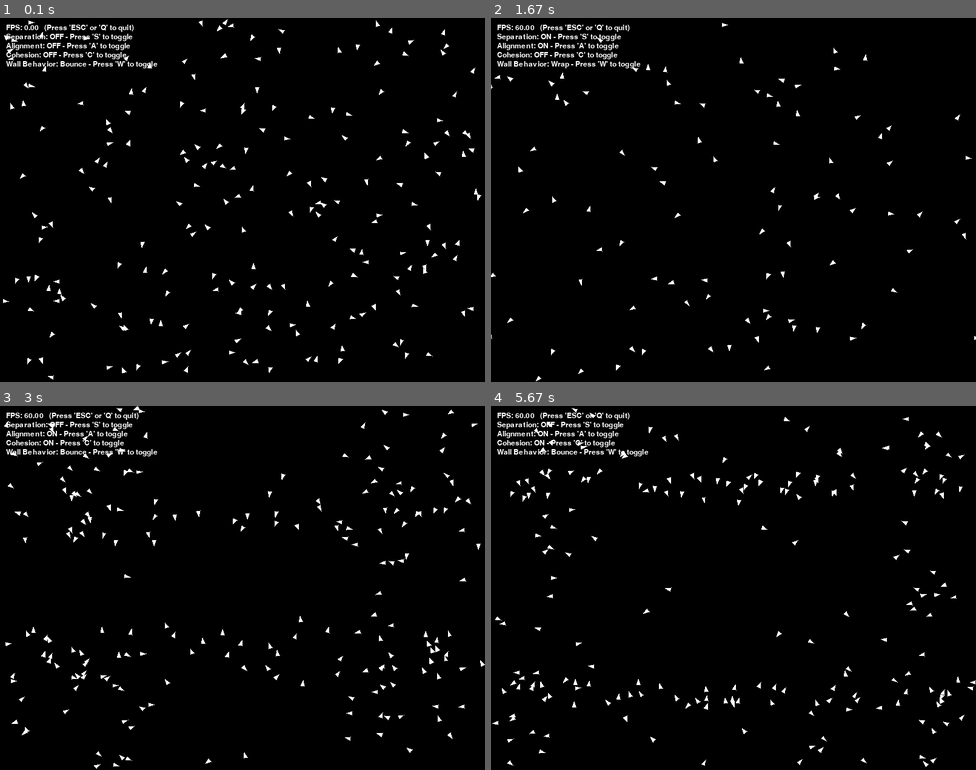
Above: before the commit, frames 1-4 (two rows, left to right).
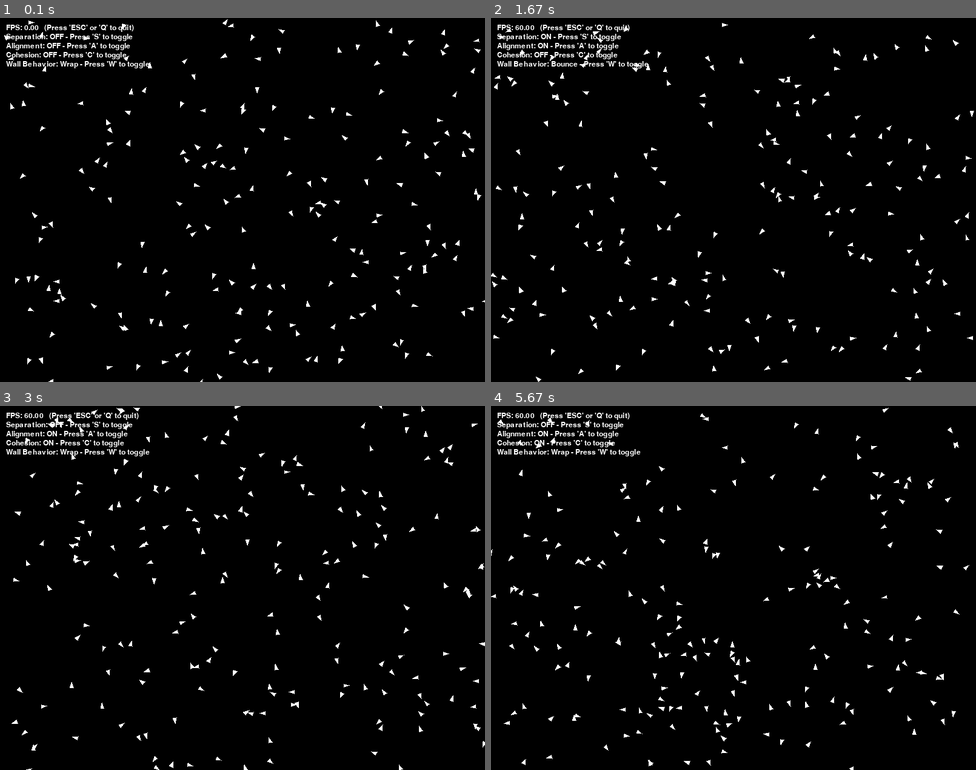
Above: after the commit, the same moments.

Repository: Azoz-eu/lab8-pygame
Game: pygame game, started from boids_exam.py
Same seed, same stepped clock (60 frames per second), same inputs: the game is played once before the commit and once after it.
Inputs:
- Up to frame 1 (0.1 s): no input
- Up to frame 2 (1.67 s): hold W 0.33-0.8 s; hold A 0.83-1.37 s; hold S from 1.4 s (still down)
- Up to frame 3 (3 s): release S at 1.7 s; hold A 1.73-2.13 s; tap C at 1.88 s; hold W 2.17-2.53 s; hold S 2.57-2.93 s; hold A from 2.97 s (still down)
- Up to frame 4 (5.67 s): tap C at 3.12, 4.52 s; release A at 3.43 s; hold W 3.47-3.77 s; hold A 3.8-4.33 s; hold S 4.37-4.67 s; hold A 4.7-5.1 s; hold W 5.13-5.5 s; hold S from 5.53 s (still down)

The runs differ from the first frame. In frame 1, 0.3% of the frame differs, in the area x 0-100%, y 0-100%; in frame 2, 1.3%; in frame 3, 2.9%; in frame 4, 3.1%.

Commit message:
Update boids_exam.py

Diff:
--- a/boids_exam.py
+++ b/boids_exam.py
@@ -20,25 +20,37 @@
 
     # Separation is the behavior where boids steer away from nearby boids to avoid crowding
     SEPARATION_ON: bool = False  # Toggle separation behavior on/off
-    SEPARATION_DISTANCE: int = BOID_SIZE * 15  # Minimum distance to maintain from other boids
-    SEPARATION_STEER_STRENGTH: float = 5 # How strongly boids steer away from neighbors (vector-based)
+    SEPARATION_DISTANCE: int = (
+        BOID_SIZE * 15
+    )  # Minimum distance to maintain from other boids
+    SEPARATION_STEER_STRENGTH: float = (
+        5  # How strongly boids steer away from neighbors (vector-based)
+    )
 
     # Alignment is the behavior where boids steer toward the average direction of nearby boids
     ALIGNEMENT_ON: bool = False  # Toggle alignment behavior on/off
-    ALIGNMENT_DISTANCE: int = BOID_SIZE * 100  # Distance within which to consider neighbors for alignment
-    ALIGNEMENT_STEER_STRENGTH: float = .8  # How strongly boids steer toward average direction of neighbors (vector-based)
+    ALIGNMENT_DISTANCE: int = (
+        BOID_SIZE * 100
+    )  # Distance within which to consider neighbors for alignment
+    ALIGNEMENT_STEER_STRENGTH: float = (
+        0.8  # How strongly boids steer toward average direction of neighbors (vector-based)
+    )
 
     # Cohesion is the behavior where boids steer toward the average position of nearby boids
     COHESION_ON: bool = False  # Toggle cohesion behavior on/off
-    COHESION_DISTANCE: int = BOID_SIZE * 50  # Distance within which to consider neighbors for cohesion
-    COHESION_STEER_STRENGTH: float = 5  # How strongly boids steer toward center of mass of neighbors (vector-based)
+    COHESION_DISTANCE: int = (
+        BOID_SIZE * 50
+    )  # Distance within which to consider neighbors for cohesion
+    COHESION_STEER_STRENGTH: float = (
+        5  # How strongly boids steer toward center of mass of neighbors (vector-based)
+    )
 
     # Wall warp or bounce
-    WALL_BEHAVIOR: str = "bounce"  # "wrap" or "bounce"
-
+    WALL_BEHAVIOR: str = "wrap"  # "wrap" or "bounce"
 
 
 config = Config()
+
 
 # Main Boid class representing each boid in the simulation
 class Boid:
@@ -50,7 +62,6 @@
         self.vx: float = self.speed * math.cos(angle)
         self.vy: float = self.speed * math.sin(angle)
 
-
     # TODO: Implement speed clamping to ensure boids don't exceed max speed
     def _clampSpeed(self) -> None:
         pass
@@ -59,7 +70,15 @@
     # Screen wrapping: if a boid goes off one edge of the screen,
     # it should reappear on the opposite edge
     def _screen_wrap(self) -> None:
-        pass
+        if self.x < 0:
+            self.x = config.WIDTH  # Re-enter from the right wall
+        elif self.x > config.WIDTH:
+            self.x = 0  # Re-enter from the left wall
+
+        if self.y < 0:
+            self.y = config.HEIGHT  # Re-enter from the bottom wall
+        elif self.y > config.HEIGHT:
+            self.y = 0  # Re-enter from the top wall
 
     # Default wall behavior is bounce: if a boid hits the edge of the screen,
     # it should bounce back in the opposite direction
@@ -69,13 +88,14 @@
             self.x = max(config.BOID_SIZE, min(self.x, config.WIDTH - config.BOID_SIZE))
         if self.y < config.BOID_SIZE or self.y > config.HEIGHT - config.BOID_SIZE:
             self.vy = -self.vy
-            self.y = max(config.BOID_SIZE, min(self.y, config.HEIGHT - config.BOID_SIZE))
+            self.y = max(
+                config.BOID_SIZE, min(self.y, config.HEIGHT - config.BOID_SIZE)
+            )
 
     # TODO: Implement Random Steering of the velocity vector to create more natural movement
     def _random_steer(self, spread: float = 0.2) -> None:
         # # Randomly steer a bit to create more natural movement
         pass
-
 
     # TODO: Implement the three main boid behaviors: separation, alignment, and cohesion
 
@@ -84,8 +104,8 @@
     # Explanation: For each nearby boid, calculate a vector pointing away from it,
     # inversely proportional to the distance.
     # Then sum these vectors to get the overall separation steering force.
-    def _separation(self, boids: List['Boid']) -> pygame.Vector2:
-        steer : pygame.Vector2 = pygame.Vector2(0, 0)
+    def _separation(self, boids: List["Boid"]) -> pygame.Vector2:
+        steer: pygame.Vector2 = pygame.Vector2(0, 0)
         return steer
 
     # Alignment: steer toward the average direction of nearby boids:
@@ -93,8 +113,8 @@
     # Explanation: For each nearby boid, get its velocity vector and sum them up.
     # Then divide by the number of nearby boids to get the average velocity,
     # and subtract the current boid's velocity to get the alignment steering force.
-    def _alignment(self, boids: List['Boid']) -> pygame.Vector2:
-        steer : pygame.Vector2 = pygame.Vector2(0, 0)
+    def _alignment(self, boids: List["Boid"]) -> pygame.Vector2:
+        steer: pygame.Vector2 = pygame.Vector2(0, 0)
         return steer
 
     # Cohesion: steer toward the average position of nearby boids:
@@ -102,13 +122,12 @@
     # Explanation: For each nearby boid, get its position and sum them up.
     # Then divide by the number of nearby boids to get the average position,
     # and subtract the current boid's position to get the cohesion steering force.
-    def _cohesion(self, boids: List['Boid']) -> pygame.Vector2:
-        steer : pygame.Vector2 = pygame.Vector2(0, 0)
+    def _cohesion(self, boids: List["Boid"]) -> pygame.Vector2:
+        steer: pygame.Vector2 = pygame.Vector2(0, 0)
         return steer
 
-
     # TODO: Use _random_steer, _separation, _alignment and _cohesion in update()
-    def update(self, boids: List['Boid'], dt: int) -> None:
+    def update(self, boids: List["Boid"], dt: int) -> None:
         # dt is in milliseconds, convert to seconds for physics calculations, when applying steering forces
         # and the speed which are in pixels per second
         dt_seconds: float = dt / 1000.0
@@ -132,34 +151,55 @@
         else:
             self._screen_wrap()
 
-
     # Draw boid as a triangle pointing in the direction of velocity
     def draw(self, screen: pygame.Surface) -> None:
-        arrow_spread_angle: float = 2.5  # Radians between the two back points of the triangle
+        arrow_spread_angle: float = (
+            2.5  # Radians between the two back points of the triangle
+        )
         angle: float = math.atan2(self.vy, self.vx)
         points: List[Tuple[float, float]] = [
-            (self.x + math.cos(angle) * config.BOID_SIZE, self.y + math.sin(angle) * config.BOID_SIZE),
-            (self.x + math.cos(angle + arrow_spread_angle) * config.BOID_SIZE, self.y + math.sin(angle + arrow_spread_angle) * config.BOID_SIZE),
-            (self.x + math.cos(angle - arrow_spread_angle) * config.BOID_SIZE, self.y + math.sin(angle - arrow_spread_angle) * config.BOID_SIZE),
+            (
+                self.x + math.cos(angle) * config.BOID_SIZE,
+                self.y + math.sin(angle) * config.BOID_SIZE,
+            ),
+            (
+                self.x + math.cos(angle + arrow_spread_angle) * config.BOID_SIZE,
+                self.y + math.sin(angle + arrow_spread_angle) * config.BOID_SIZE,
+            ),
+            (
+                self.x + math.cos(angle - arrow_spread_angle) * config.BOID_SIZE,
+                self.y + math.sin(angle - arrow_spread_angle) * config.BOID_SIZE,
+            ),
         ]
         pygame.draw.polygon(screen, (255, 255, 255), points)
 
+
 # Draw HUD (Heads Up Display) with FPS and behavior statuses
-def draw_hud(screen: pygame.Surface, font: pygame.font.Font, config: Config, fps: float) -> None:
+def draw_hud(
+    screen: pygame.Surface, font: pygame.font.Font, config: Config, fps: float
+) -> None:
     # Draw separation status and alignment and FPS on the screen
     text: str = f"FPS: {fps:.2f}   (Press 'ESC' or 'Q' to quit)"
     img: pygame.Surface = font.render(text, True, (255, 255, 255))
     screen.blit(img, (10, 10))
-    text: str = f"Separation: {'ON' if config.SEPARATION_ON else 'OFF'} - Press 'S' to toggle"
+    text: str = (
+        f"Separation: {'ON' if config.SEPARATION_ON else 'OFF'} - Press 'S' to toggle"
+    )
     img = font.render(text, True, (255, 255, 255))
     screen.blit(img, (10, 25))
-    text: str = f"Alignment: {'ON' if config.ALIGNEMENT_ON else 'OFF'} - Press 'A' to toggle"
+    text: str = (
+        f"Alignment: {'ON' if config.ALIGNEMENT_ON else 'OFF'} - Press 'A' to toggle"
+    )
     img = font.render(text, True, (255, 255, 255))
     screen.blit(img, (10, 40))
-    text: str = f"Cohesion: {'ON' if config.COHESION_ON else 'OFF'} - Press 'C' to toggle"
+    text: str = (
+        f"Cohesion: {'ON' if config.COHESION_ON else 'OFF'} - Press 'C' to toggle"
+    )
     img = font.render(text, True, (255, 255, 255))
     screen.blit(img, (10, 55))
-    text: str = f"Wall Behavior: {config.WALL_BEHAVIOR.capitalize()} - Press 'W' to toggle"
+    text: str = (
+        f"Wall Behavior: {config.WALL_BEHAVIOR.capitalize()} - Press 'W' to toggle"
+    )
     img = font.render(text, True, (255, 255, 255))
     screen.blit(img, (10, 70))
 
@@ -180,7 +220,7 @@
     running: bool = True
     while running:
         dt: int = clock.tick(60)  # Elapsed time in milliseconds since last frame
-        fps: float = clock.get_fps() # Current frames per second
+        fps: float = clock.get_fps()  # Current frames per second
 
         # Screen clearing
         screen.fill((0, 0, 0))
@@ -199,7 +239,9 @@
                 if event.key == pygame.K_c:
                     config.COHESION_ON = not config.COHESION_ON
                 if event.key == pygame.K_w:
-                    config.WALL_BEHAVIOR = "bounce" if config.WALL_BEHAVIOR == "wrap" else "wrap"
+                    config.WALL_BEHAVIOR = (
+                        "bounce" if config.WALL_BEHAVIOR == "wrap" else "wrap"
+                    )
 
         # Update and draw boids in one loop
         for boid in boids:
@@ -212,6 +254,7 @@
 
     pygame.quit()
 
+
 # Main entry point to run the simulation
 if __name__ == "__main__":
     run_simulation()
